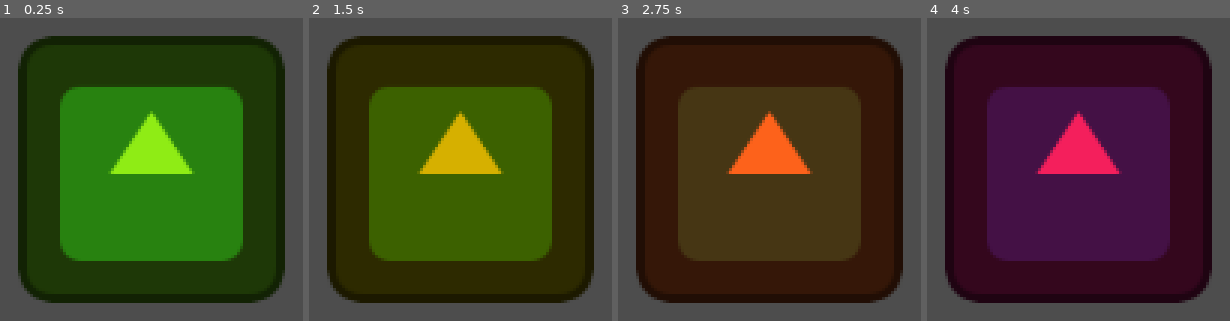
Above: before the commit, frames 1-4 (left to right).
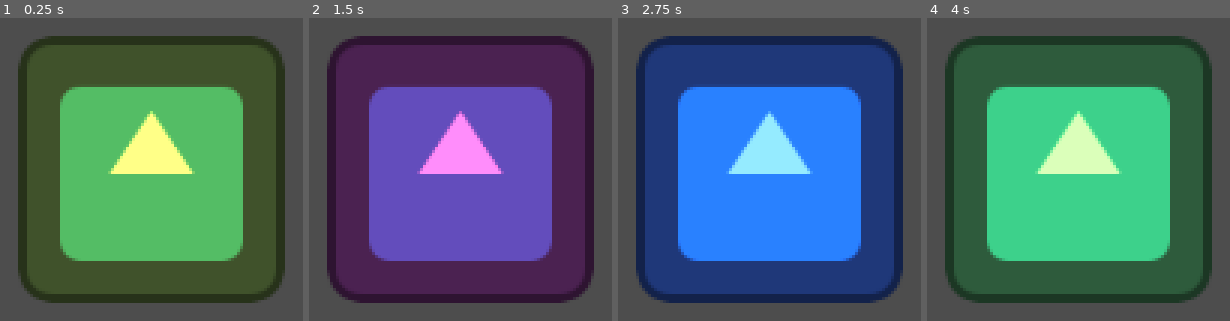
Above: after the commit, the same moments.

Repository: aeriab/giftjam_lebron
Game: Godot game, scene res://game.tscn
Two runs of this game, one before a commit and one after it. Both use one fixed random seed, a clock stepped at 60 frames per second and the inputs below. The project has no main scene, so this scene is started directly. The engine's default icon, where the game draws it, is replaced by a stand-in: a white triangle on a blue panel in a dark square.
Inputs:
- Up to frame 1 (0.25 s): no input
- Up to frame 2 (1.5 s): no input
- Up to frame 3 (2.75 s): no input
- Up to frame 4 (4 s): no input

The runs differ from the first frame. In frame 1, 67% of the frame differs, in the area x 8-92%, y 8-92%; in frame 2, 76%; in frame 3, 77%, in the area x 5-95%, y 5-95%; in frame 4, 76%.

Commit message:
Speedy color changing

Diff:
--- a/game.tscn
+++ b/game.tscn
@@ -5,6 +5,8 @@
 
 [sub_resource type="ShaderMaterial" id="ShaderMaterial_fc0e3"]
 shader = ExtResource("1_e2o6t")
+shader_parameter/BRIGHTNESS = 0.5
+shader_parameter/TIME_SPEED = 1.5
 
 [node name="Game" type="Node2D"]
 
--- a/prototype_shader.gdshader
+++ b/prototype_shader.gdshader
@@ -1,10 +1,12 @@
 shader_type canvas_item;
 render_mode blend_mix;
+uniform float BRIGHTNESS = 0.5;
+uniform float TIME_SPEED = 2.5;
 void fragment() {
-	float time_scaled = TIME * 0.5;
-	float red   = (sin(time_scaled) + 1.0) / 2.0;
-	float green = (sin(time_scaled + 2.0) + 1.0) / 2.0; // Phase shift for green
-	float blue  = (sin(time_scaled + 4.0) + 1.0) / 2.0; // Phase shift for blue
+	float time_scaled = TIME * TIME_SPEED;
+	float red   = BRIGHTNESS + (sin(time_scaled) + 1.0) / 2.0;
+	float green = BRIGHTNESS + (sin(time_scaled + 2.0) + 1.0) / 2.0; // Phase shift for green
+	float blue  = BRIGHTNESS + (sin(time_scaled + 4.0) + 1.0) / 2.0; // Phase shift for blue
 	float current_alpha = 1.0; // Default to fully opaque
 	COLOR = vec4(red, green, blue, current_alpha);
 
